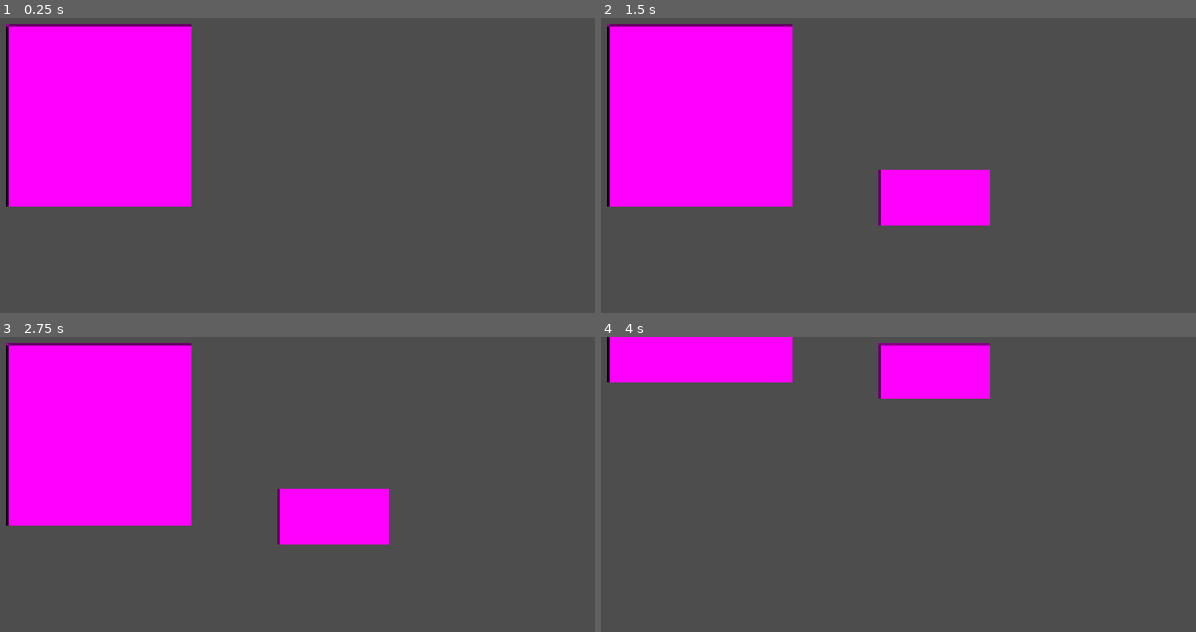
Above: before the commit, frames 1-4 (two rows, left to right).
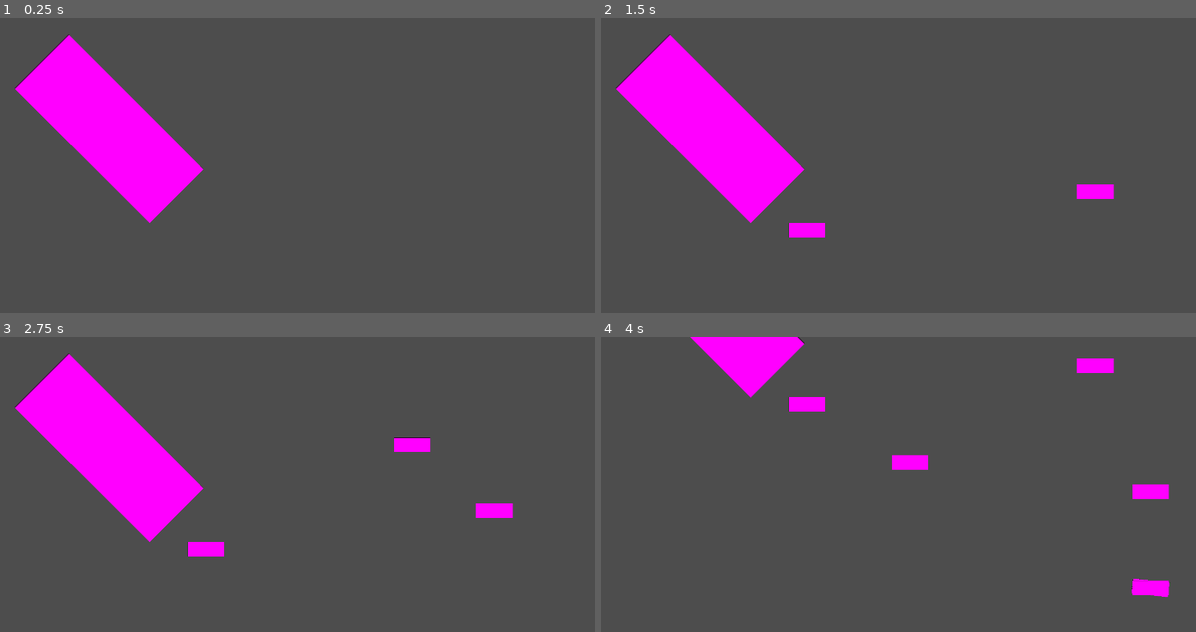
Above: after the commit, the same moments.

Repository: FreshWaffl3s/new-godot-game
Game: Godot game, scene res://main.tscn
The game is run twice, just before and just after one commit, with the same random seed, the same clock (stepped at 60 frames per second) and the same inputs.
Inputs (mouse positions are in pixels of both pictures, inside the frame that each line leads up to):
- Up to frame 1 (0.25 s): no input
- Up to frame 2 (1.5 s): tap Enter at 0.5 s; move the mouse to (1094, 192) at 0.52 s; hold Right 0.53-1.28 s; hold R (ROTATE, bound only after the commit) 0.53-1.28 s; tap Left (BUILD) at 0.6 s; click (1094, 192) at 0.67 s; tap Space at 1.25 s; move the mouse to (809, 230) at 1.27 s; hold Down from 1.28 s (still down); tap R (ROTATE, bound only after the commit) at 1.35 s; click (809, 230) at 1.42 s
- Up to frame 3 (2.75 s): tap 1 (PREVIEW, bound only after the commit) at 1.55, 2.1 s; tap Enter at 2 s; move the mouse to (410, 446) at 2.02 s; release Down at 2.03 s; hold Right from 2.03 s (still down); click (410, 446) at 2.17 s; tap Left (BUILD) at 2.3 s
- Up to frame 4 (4 s): tap Space at 2.75 s; move the mouse to (910, 608) at 2.77 s; release Right at 2.78 s; hold Up 2.78-3.53 s; tap Left (BUILD) at 2.85 s; click (910, 608) at 2.92 s; tap R (ROTATE, bound only after the commit) at 3.05 s; tap Enter at 3.5 s; move the mouse to (1148, 587) at 3.52 s; hold Down from 3.53 s (still down); hold S (CAM-DOWN) from 3.53 s (still down); click (1148, 587) at 3.67 s; tap 1 (PREVIEW, bound only after the commit) at 3.8 s

The runs differ from the first frame. In frame 1, 12% of the frame differs, in the area x 1-35%, y 2-70%; in frame 2, 16%; in frame 3, 16%, in the area x 1-87%, y 2-75%; in frame 4, 8.3%.

Commit message:
added hackatime plugin

Diff:
--- /dev/null
+++ b/Build/builds.gd
@@ -0,0 +1,14 @@
+extends Node2D
+
+var idk = preload("res://placeholder.tscn")
+var preview = preload("res://placeholder_2.tscn")
+
+func _process(delta: float) -> void:
+	if Input.is_action_just_pressed("BUILD"):
+		var idk_instance_i_think = idk.instantiate()
+		idk_instance_i_think.position = get_global_mouse_position()
+		add_child(idk_instance_i_think)
+	if Input.is_action_just_pressed("PREVIEW"):
+		var preview_inst = preview.instantiate()
+		preview_inst.position = get_global_mouse_position()
+		add_child(preview_inst)
--- /dev/null
+++ b/Build/builds.tscn
@@ -0,0 +1,6 @@
+[gd_scene format=3 uid="uid://dg0wper056ye3"]
+
+[ext_resource type="Script" uid="uid://c5sxgpuofdgca" path="res://Build/builds.gd" id="1_m2j1t"]
+
+[node name="builds" type="Node2D" unique_id=1122059380]
+script = ExtResource("1_m2j1t")
--- /dev/null
+++ b/Player/Mouse/mouse.gd
@@ -0,0 +1,4 @@
+extends Node2D
+
+func _process(delta: float) -> void:
+	position = get_global_mouse_position()
--- /dev/null
+++ b/Player/Mouse/mouse.tscn
@@ -0,0 +1,14 @@
+[gd_scene format=3 uid="uid://ccej0rmhc6ybv"]
+
+[ext_resource type="Script" uid="uid://ytl4ghoioeha" path="res://Player/Mouse/mouse.gd" id="1_sgu3e"]
+
+[sub_resource type="CircleShape2D" id="CircleShape2D_hcs41"]
+radius = 1.0
+
+[node name="mouse" type="Node2D" unique_id=1467588240]
+script = ExtResource("1_sgu3e")
+
+[node name="HoverDetection" type="Area2D" parent="." unique_id=1431673987]
+
+[node name="CollisionShape2D" type="CollisionShape2D" parent="HoverDetection" unique_id=1906460356]
+shape = SubResource("CircleShape2D_hcs41")
--- a/Player/player.gd
+++ /dev/null
@@ -1,15 +0,0 @@
-extends Node2D
-
-var idk = preload("res://placeholder.tscn")
-
-# Called when the node enters the scene tree for the first time.
-func _ready() -> void:
-	pass
-
-
-# Called every frame. 'delta' is the elapsed time since the previous frame.
-func _process(delta: float) -> void:
-	if Input.is_action_just_pressed("BUILD"):
-		var idk_instance_i_think = idk.instantiate()
-# the position has to be on the mouse but careful you have to move the player node to the mouse
-		add_child(idk_instance_i_think)
--- a/Player/player.tscn
+++ /dev/null
@@ -1,8 +0,0 @@
-[gd_scene format=3 uid="uid://dg0wper056ye3"]
-
-[ext_resource type="Script" uid="uid://c5sxgpuofdgca" path="res://Player/player.gd" id="1_4ntmi"]
-[ext_resource type="PackedScene" uid="uid://cxec8u88vmlrf" path="res://placeholder.tscn" id="2_btcbx"]
-
-[node name="Node2D" type="Node2D" unique_id=1122059380]
-script = ExtResource("1_4ntmi")
-idk = ExtResource("2_btcbx")
--- a/main.tscn
+++ b/main.tscn
@@ -1,18 +1,21 @@
 [gd_scene format=3 uid="uid://vdb6reget55x"]
 
 [ext_resource type="PackedScene" uid="uid://b8ytq4au6lddm" path="res://Player/Camera/camera_2d.tscn" id="1_ig7tw"]
-[ext_resource type="PackedScene" uid="uid://dg0wper056ye3" path="res://Player/player.tscn" id="2_0xm2m"]
+[ext_resource type="PackedScene" uid="uid://dg0wper056ye3" path="res://Build/builds.tscn" id="2_0xm2m"]
 
 [sub_resource type="NoiseTexture2D" id="NoiseTexture2D_ws5x2"]
 
-[node name="main" type="Node2D" unique_id=1194734833]
+[node name="main" type="Node2D" unique_id=1644939314]
 
-[node name="Camera2D" parent="." unique_id=517240496 instance=ExtResource("1_ig7tw")]
+[node name="Camera2D2" parent="." unique_id=517240496 instance=ExtResource("1_ig7tw")]
 position = Vector2(960, 540)
 
-[node name="Sprite2D" type="Sprite2D" parent="." unique_id=101338157]
-position = Vector2(276, 274)
+[node name="level" type="Node2D" parent="." unique_id=1041934835]
+
+[node name="Sprite2D3" type="Sprite2D" parent="level" unique_id=101338157]
+position = Vector2(305, 310)
+rotation = 0.7853982
+scale = Vector2(1.0445065, 0.41783172)
 texture = SubResource("NoiseTexture2D_ws5x2")
 
-[node name="Node2D" parent="." unique_id=1122059380 instance=ExtResource("2_0xm2m")]
-position = Vector2(932, 501)
+[node name="Node2D2" parent="level" unique_id=1122059380 instance=ExtResource("2_0xm2m")]
--- a/placeholder.tscn
+++ b/placeholder.tscn
@@ -3,5 +3,5 @@
 [sub_resource type="NoiseTexture2D" id="NoiseTexture2D_tchlg"]
 
 [node name="placeholder" type="Sprite2D" unique_id=2111799960]
-scale = Vector2(0.6, 0.3)
+scale = Vector2(0.2, 0.08)
 texture = SubResource("NoiseTexture2D_tchlg")
--- /dev/null
+++ b/placeholder_2.gd
@@ -0,0 +1,11 @@
+extends Sprite2D
+
+var preview_rotation
+
+func _process(delta: float) -> void:
+	position = get_global_mouse_position()
+
+func _physics_process(delta: float) -> void:
+	if Input.is_action_pressed("ROTATE"):
+		rotation_degrees += 100 * delta
+		preview_rotation = rotation_degrees
--- /dev/null
+++ b/placeholder_2.tscn
@@ -0,0 +1,10 @@
+[gd_scene format=3 uid="uid://ckggjha4gmvxf"]
+
+[ext_resource type="Script" uid="uid://cbsjv2iyp6ufo" path="res://placeholder_2.gd" id="1_i3hpn"]
+
+[sub_resource type="NoiseTexture2D" id="NoiseTexture2D_re6l3"]
+
+[node name="placeholder2" type="Sprite2D" unique_id=132591182]
+scale = Vector2(0.2, 0.08)
+texture = SubResource("NoiseTexture2D_re6l3")
+script = ExtResource("1_i3hpn")
--- a/project.godot
+++ b/project.godot
@@ -10,7 +10,7 @@
 
 [application]
 
-config/name="new game"
+config/name="siege-warfare-sim"
 run/main_scene="uid://vdb6reget55x"
 config/features=PackedStringArray("4.7", "Forward Plus")
 config/icon="res://icon.svg"
@@ -19,10 +19,14 @@
 
 window/size/viewport_width=1920
 window/size/viewport_height=1080
-window/size/window_width_override=960
-window/size/window_height_override=540
-window/stretch/mode="canvas_items"
-window/stretch/aspect="expand"
+window/size/window_width_override=1280
+window/size/window_height_override=720
+window/stretch/mode="viewport"
+window/stretch/scale_mode="integer"
+
+[editor_plugins]
+
+enabled=PackedStringArray("res://addons/godot_super-wakatime/plugin.cfg")
 
 [input]
 
@@ -60,7 +64,14 @@
 }
 ROTATE={
 "deadzone": 0.2,
-"events": []
+"events": [Object(InputEventKey,"resource_local_to_scene":false,"resource_name":"","device":-1,"window_id":0,"alt_pressed":false,"shift_pressed":false,"ctrl_pressed":false,"meta_pressed":false,"pressed":false,"keycode":0,"physical_keycode":82,"key_label":0,"unicode":114,"location":0,"echo":false,"script":null)
+]
+}
+PREVIEW={
+"deadzone": 0.2,
+"events": [Object(InputEventKey,"resource_local_to_scene":false,"resource_name":"","device":-1,"window_id":0,"alt_pressed":false,"shift_pressed":false,"ctrl_pressed":false,"meta_pressed":false,"pressed":false,"keycode":0,"physical_keycode":49,"key_label":0,"unicode":49,"location":0,"echo":false,"script":null)
+, Object(InputEventKey,"resource_local_to_scene":false,"resource_name":"","device":-1,"window_id":0,"alt_pressed":false,"shift_pressed":false,"ctrl_pressed":false,"meta_pressed":false,"pressed":false,"keycode":0,"physical_keycode":66,"key_label":0,"unicode":98,"location":0,"echo":false,"script":null)
+]
 }
 
 [physics]
@@ -69,4 +80,5 @@
 
 [rendering]
 
+textures/canvas_textures/default_texture_filter=0
 rendering_device/driver.windows="d3d12"
Renamed: Player/player.gd.uid -> Build/builds.gd.uid
Not shown, added: Player/Mouse/mouse.gd.uid
Not shown, added: addons/godot_super-wakatime/api_key_prompt.tscn
Not shown, added: addons/godot_super-wakatime/counter.tscn
Not shown, added: addons/godot_super-wakatime/godot_super-wakatime.gd
Not shown, added: addons/godot_super-wakatime/godot_super-wakatime.gd.uid
Not shown, added: addons/godot_super-wakatime/plugin.cfg
Not shown, added: addons/godot_super-wakatime/utils.gd
Not shown, added: addons/godot_super-wakatime/utils.gd.uid
Not shown, added: placeholder_2.gd.uid
